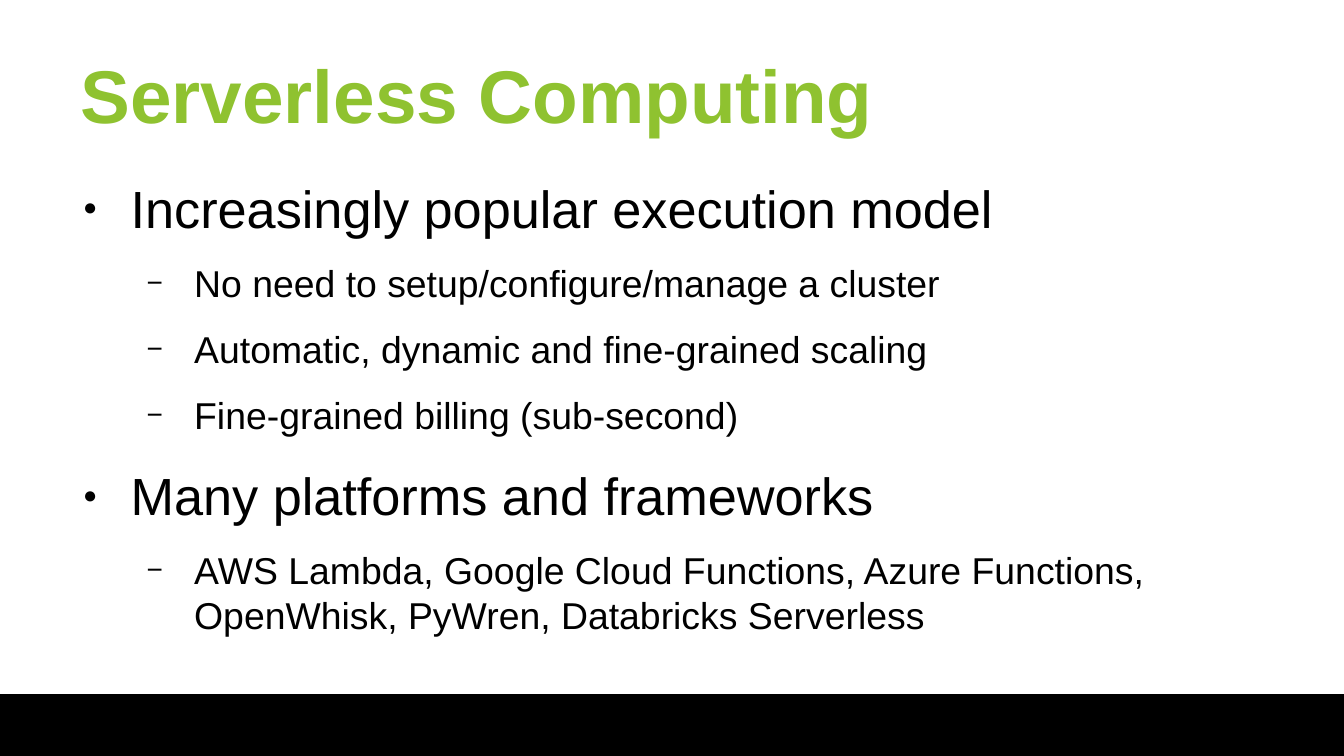
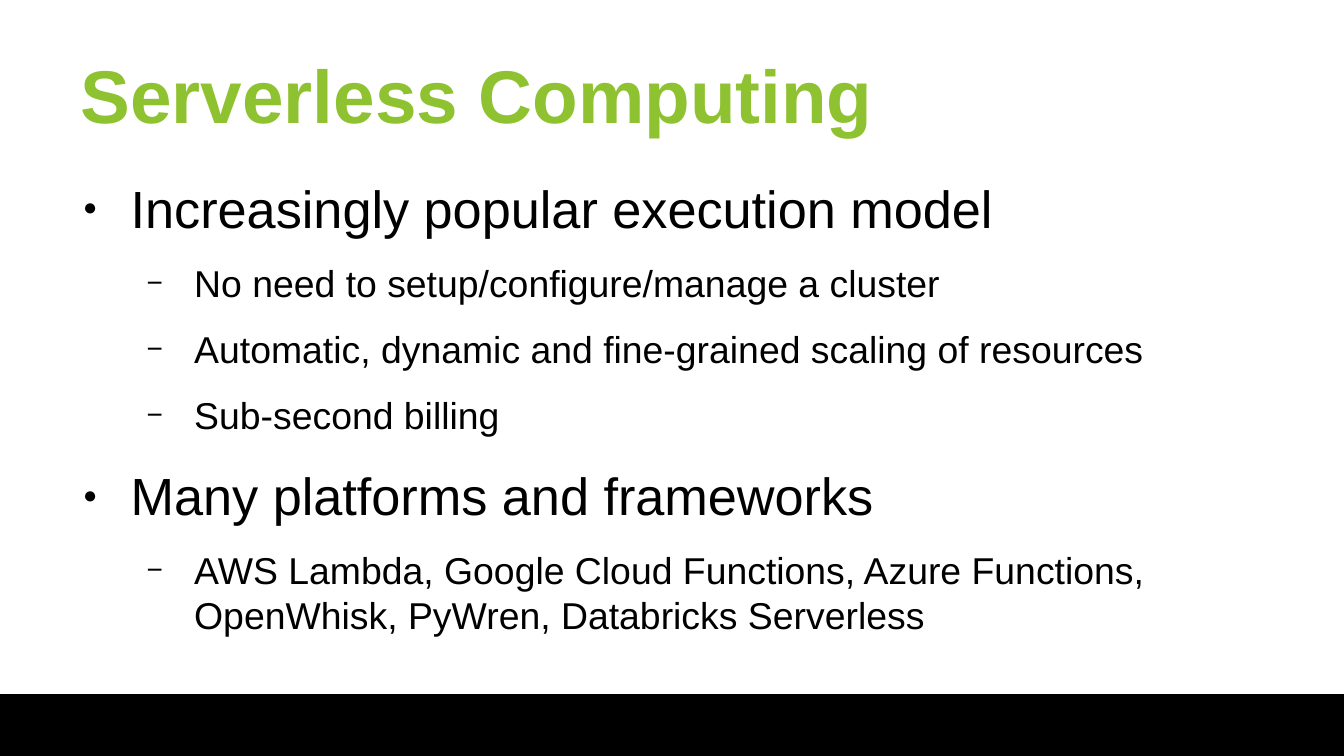
Before and after one commit to huangyibo/spark-summit-18, a slide deck: slide 2 of slides/spark-summit-18.odp. Drawn at 1344x756 pixels with LibreOffice and Linux fonts; fonts in the diff are those of the drawing; background and template pictures are left out. Boxes give left, top, right and bottom in pixels: in the first picture for what was removed or moved away, otherwise in the second. Text is boxed around its words. In the diff, an @@ line names an element or a change of style, - is before the commit and + after.

```diff
--- a/slides/spark-summit-18.odp
+++ b/slides/spark-summit-18.odp
@@ text at box(194, 336, 1143, 437): text changed @@
-  − Automatic, dynamic and fine-grained scaling
-  − Fine-grained billing (sub-second)
+  − Automatic, dynamic and fine-grained scaling of resources
+  − Sub-second billing
```
Also in this commit, not shown: 2 other slides changed, 1 slide added, 1 slide removed.
